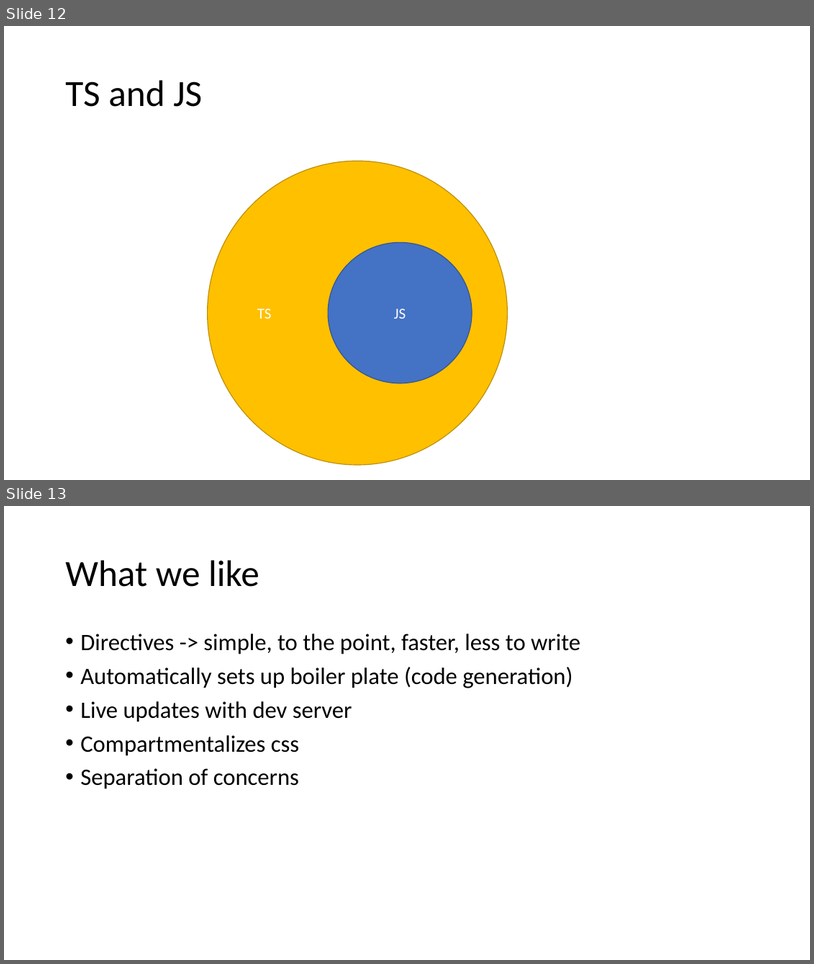
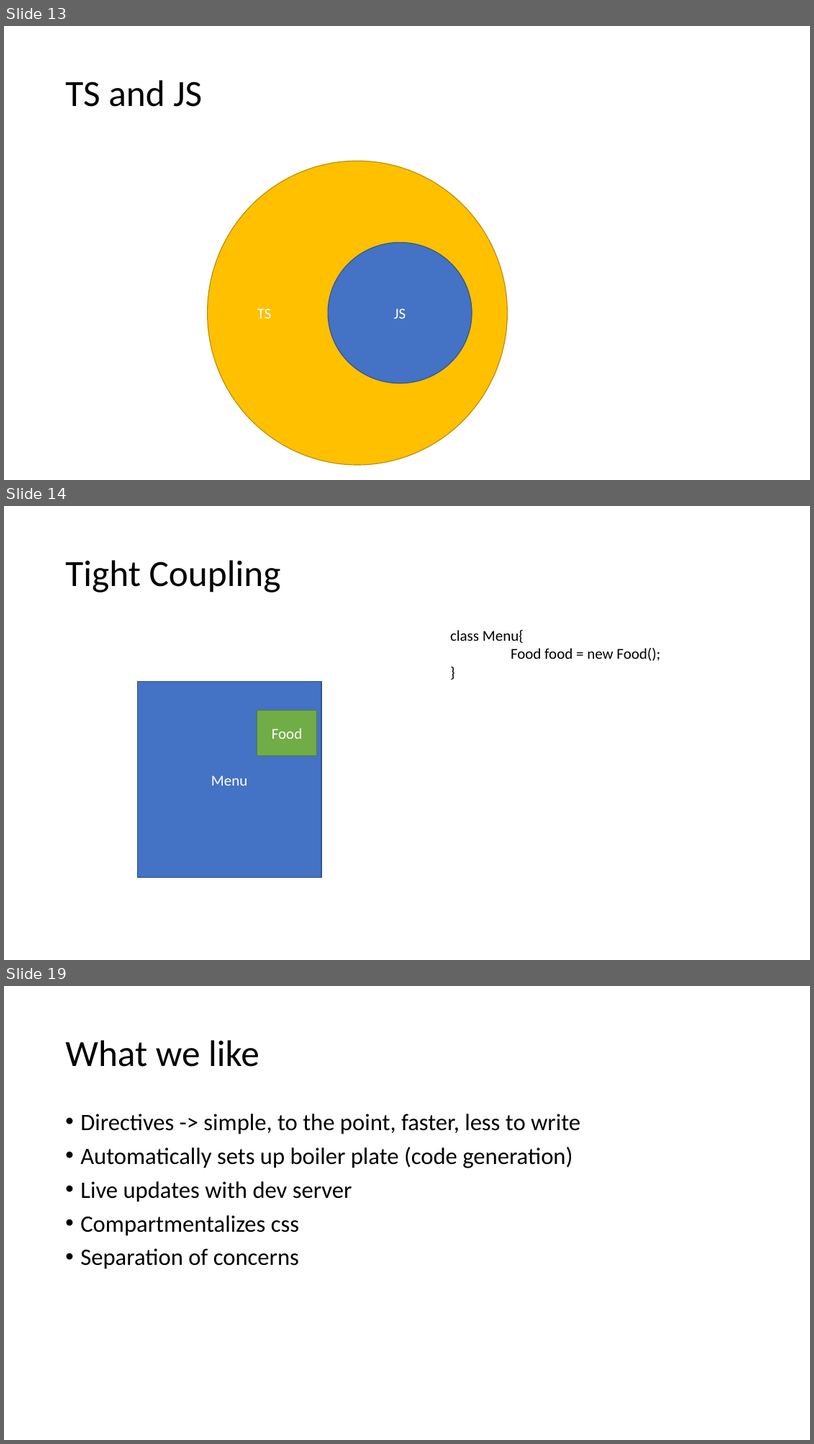
Before and after one commit to 200914ROC2/Training, a slide deck: 6Week-Angular/6w.pptx. Shown one above the other, each under a label of ours: slides 12 and 13 before the commit, slides 13, 14 and 19 after it; the slides between them are not shown. The pictures are 814x964 and 814x1444 pixels, drawn with LibreOffice and Linux fonts; fonts in the diff are those of the drawing. Boxes give left, top, right and bottom in pixels: in the first picture for what was removed or moved away, otherwise in the second. Text is boxed around its words. In the diff, an @@ line names an element or a change of style, - is before the commit and + after.

```diff
--- a/6Week-Angular/6w.pptx
+++ b/6Week-Angular/6w.pptx
@@ slide 14 added at [4,506,810,960], background #FFFFFF @@
@@ title added at [65,560,281,592], 44 pt, text #000000 @@
+Tight Coupling
@@ text added at [450,630,661,661], 18 pt, text #000000 @@
+class Menu{
+Food food = new Food();
+}
@@ rectangle added at [138,682,322,878], fill #4472C4, outline #325491 1 pt, 18 pt, text #FFFFFF @@
+Menu
@@ rectangle added at [257,710,316,755], fill #70AD47, outline #538035 1 pt, 18 pt, text #FFFFFF @@
+Food
@@ what was slide 12 is now slide 13 @@
@@ what was slide 13 is now slide 19 @@
```
Also in this commit, not shown: 2 slides changed, 5 other slides added.
